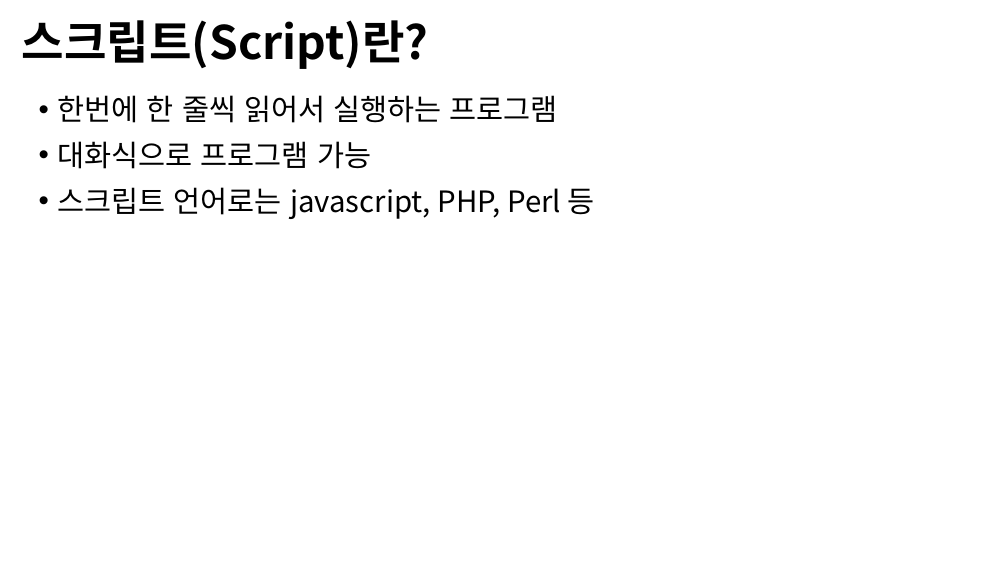
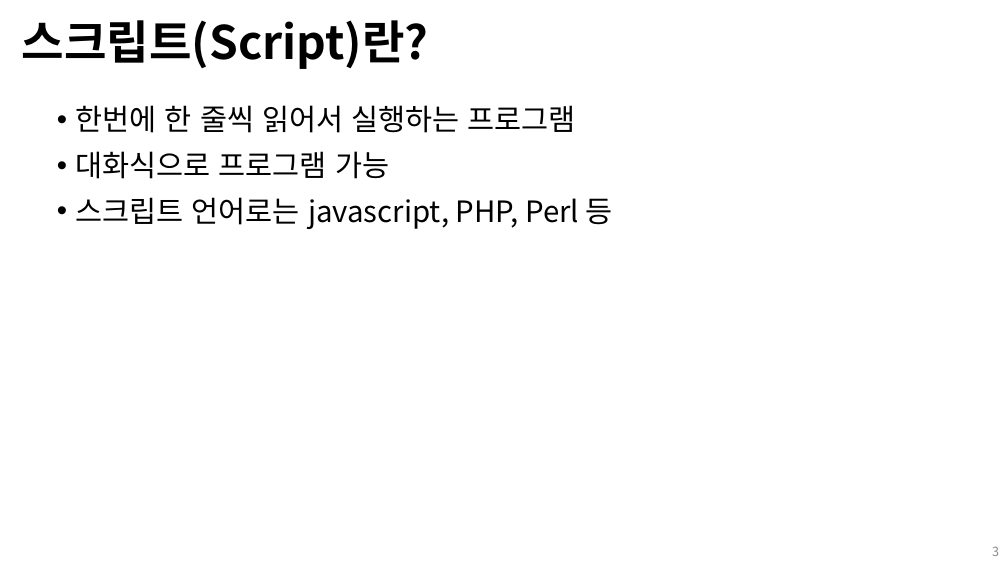
Before and after one commit to Open-Source-Programming/OpenSource-Lec, a slide deck: slide 3 of 03-shell_script_1.pptx. Drawn at 1008x567 pixels with LibreOffice and Linux fonts; fonts in the diff are those of the drawing; background and template pictures are left out. Boxes give left, top, right and bottom in pixels: in the first picture for what was removed or moved away, otherwise in the second. Text is boxed around its words. In the diff, an @@ line names an element or a change of style, - is before the commit and + after.

```diff
--- a/03-shell_script_1.pptx
+++ b/03-shell_script_1.pptx
@@ text "한번에 한 줄씩 읽어서 실행하는 ...": place and size @@
-text "한번에 한 줄씩 읽어서 실행하는 ..." at <box>58,95,595,219</box>
+text "한번에 한 줄씩 읽어서 실행하는 ..." at <box>76,105,613,229</box>
@@ page number added at <box>992,547,999,556</box>, 12 pt, text #8C8C8C @@
+3
```
Also in this commit, not shown: 11 other slides changed, 20 slides added, 9 other files.
